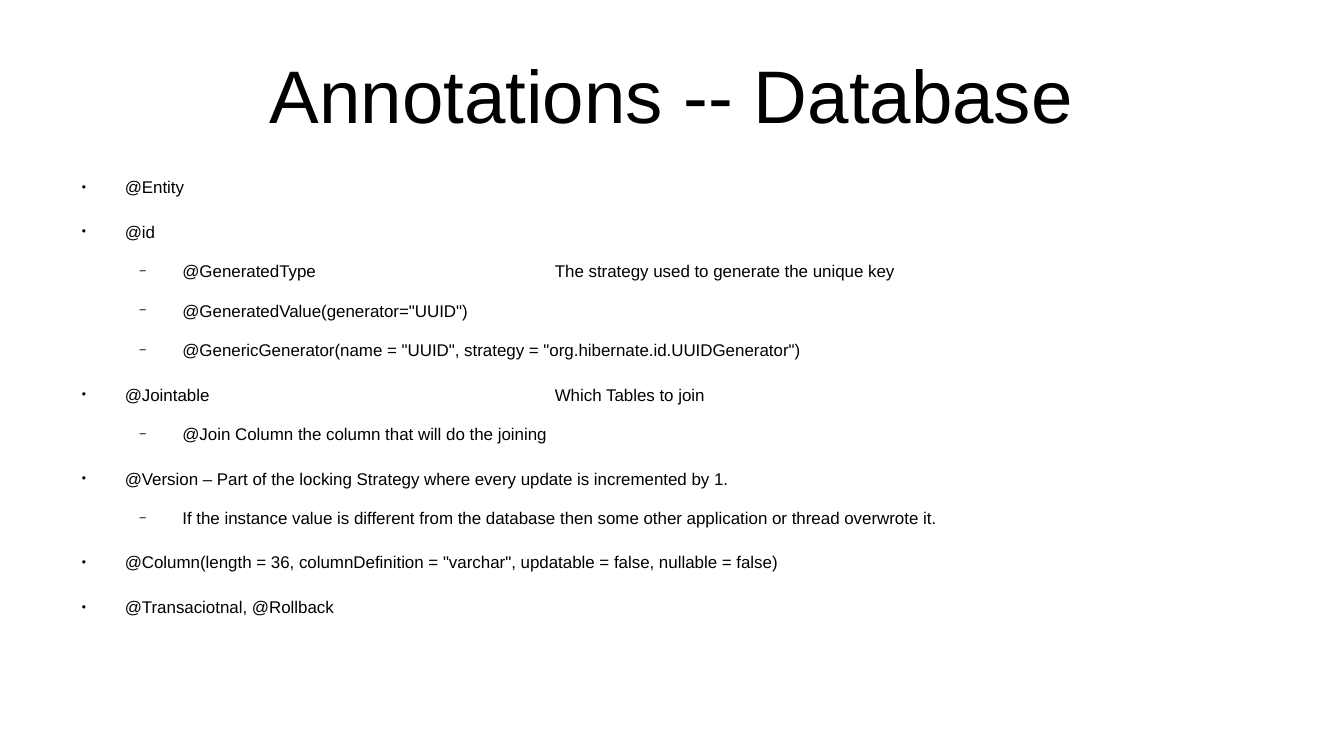
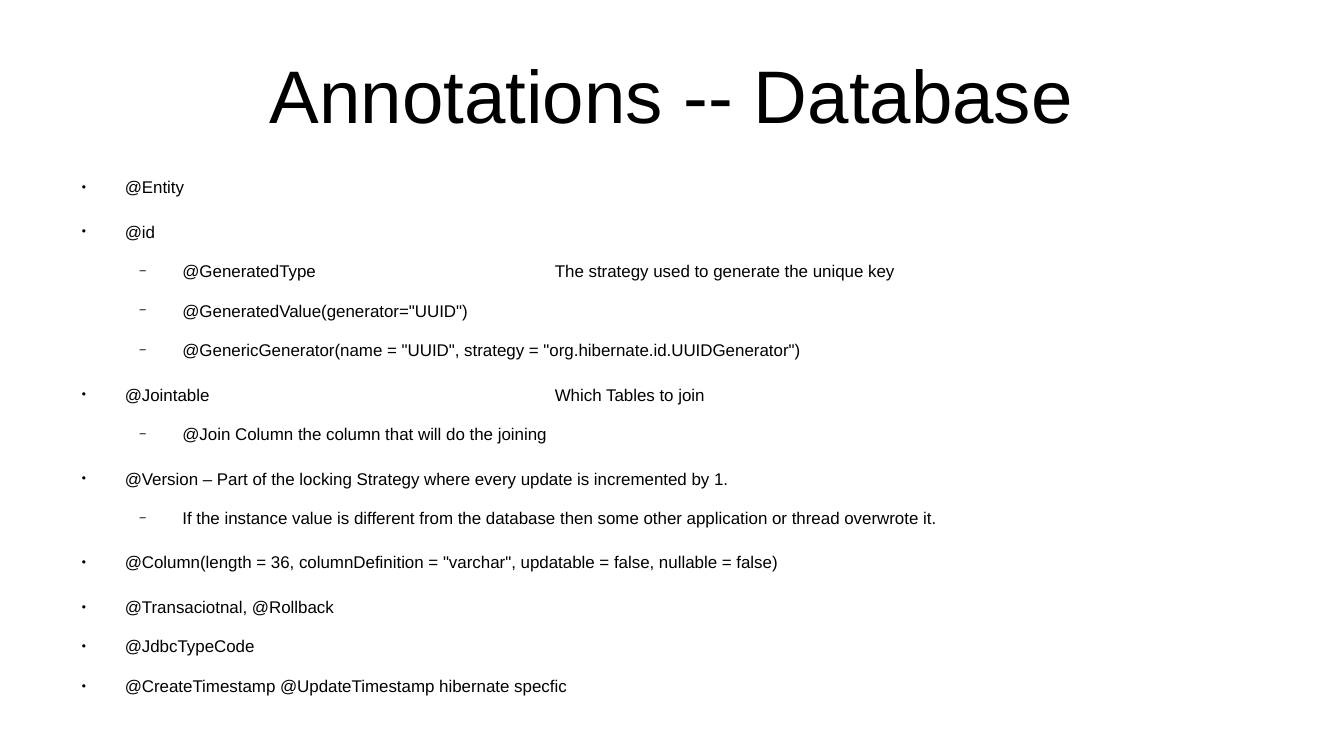
Before and after one commit to CharlesStockman/notesFromCourses, a slide deck: slide 76 of java/spring/Spring 6 - Zero to Hero.odp (slide 64 before the commit). Drawn at 1344x756 pixels with LibreOffice and Linux fonts; fonts in the diff are those of the drawing. Boxes give left, top, right and bottom in pixels: in the first picture for what was removed or moved away, otherwise in the second. Text is boxed around its words. In the diff, an @@ line names an element or a change of style, - is before the commit and + after.

```diff
--- a/java/spring/Spring 6 - Zero to Hero.odp
+++ b/java/spring/Spring 6 - Zero to Hero.odp
@@ text at [125, 639, 567, 696]: paragraphs added @@
+● @JdbcTypeCode
+● @CreateTimestamp @UpdateTimestamp hibernate specfic
```
Also in this commit, not shown: 1 other slide changed, 13 slides added, 1 slide removed, 6 other files.
